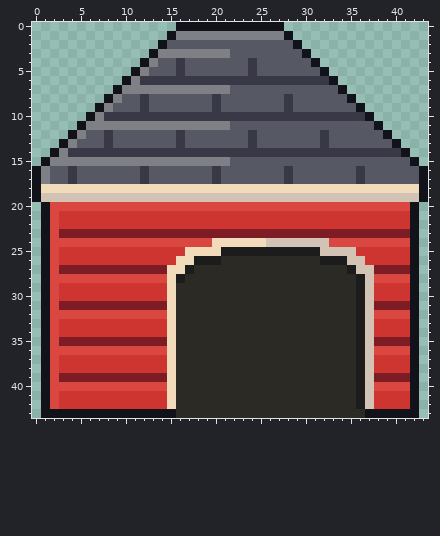
Pixel-art file -- art/source/kennel/kennel.aseprite. The picture above was drawn from the file before the commit.
44x44 pixels, 1 frame.
Once edited:
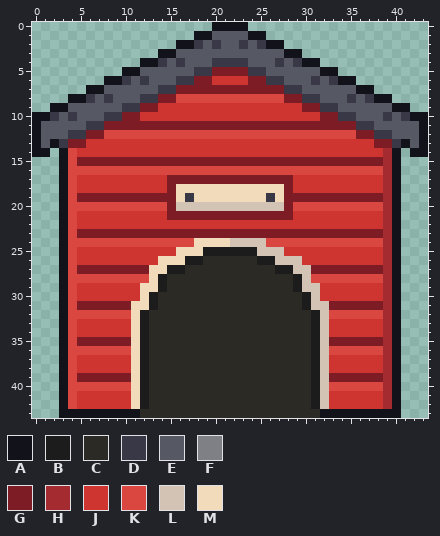
Palette (. is transparent): A #12121a  B #1c1c1c  C #2b2a25  D #393847  E #565864  F #7e8086  G #7d1c24  H #a42c30  J #ce3531  K #da4640  L #d3c3b4  M #f1dbbb
Changes in this commit:
Changed rows in their new state; - is an unchanged pixel.
first column x 0:
 0 ----------------....----....----------------
 1 ---------------...AAEEEEAA...---------------
 2 --------------..AAD-D--D-DAA..--------------
 3 -------------.AAEEEEEE------AA.-------------
 4 -------------AD-----DDDDE--D-DA-------------
 5 ----------A-E---E-DDGGGG-D-------A----------
 6 --------AADE-EEE--GGJJJJGG--EEE-EDAA--------
 7 ------AAEEEEEEDDGGGGGGGGGGGGDD----EEAA------
 8 ----AADEDE---DGGKKKKKKKKKKKKGGDD---DEDAA----
 9 --AAEEEEE-DDGGJJJJJJJJJJJJJJJJGGDD--EEEEAA--
10 AADEDEEE--GGJJJJJJJJJJJJJJJJJJJJGG--EEEDEDAA
11 AEEEEEDDGGGGGGGGGGGGGGGGGGGGGGGGGGGGDDEEEEEA
12 AEEEDDGGKKKKKKKKKKKKKKKKKKKKKKKKKKKKGGDDEEEA
13 AEADGGJJJJJJJJJJJJJJJJJJJJJJJJJJJJJJJJGGDAEA
14 AA.AKJJJJJJJJJJJJJJJJJJJJJJJJJJJJJJJJJJHA.AA
15 -..AKGGGGGGGGGGGGGGGGGGGGGGGGGGGGGGGGGGHA..-
16 ...AKKKKKKKKKKKKKKKKKKKKKKKKKKKKKKKKKKKHA...
17 ...AKJJJJJJJJJJGGGGGGGGGGGGGGJJJJJJJJJJHA...
18 ...AKJJJJJJJJJJG------------GJJJJJJJJJJHA...
19 ...AKGGGGGGGGGGGMDMMMMMMMMDMGGGGGGGGGGGHA...
20 -..A-----------GLLLLLLLLLLLLG----------HA..-
21 -..AK----------GGGGGGGGGGGGGG----------HA..-
22 -..AK----------------------------------HA..-
23 -..AK----------------------------------HA..-
24 -..A--------------MM--LLLLKKKKKKK------HA..-
25 -..AK-----------M--BB----LLLJJJJJJJJ---HA..-
26 -..AK---------MM-B-CC----BBLLLJJJJJJJ--HA..-
27 -..AK--------MMBBC---------BBLLGGGGGGG-HA..-
28 -..A---------MBCC------------BLKKKKKKK-HA..-
29 -..AK-------MMBC-------------BLLJJJJJJ-HA..-
30 -..AK-------MBCC--------------BLJJJJJJ-HA..-
31 -..AK------MMBCC--------------BLLGGGGG-HA..-
32 -..A-------MBCCC---------------BLKKKKK-HA..-
33 -..AK------MBCCC---------------BLJJJJJ-HA..-
34 -..AK------MBCCC---------------BLJJJJJ-HA..-
35 -..AK------MBCCC---------------BLGGGGG-HA..-
36 -..A-------MBCCC---------------BLKKKKK-HA..-
37 -..AK------MBCCC---------------BLJJJJJ-HA..-
38 -..AK------MBCCC---------------BLJJJJJ-HA..-
39 -..AK------MBCCC---------------BLGGGGG-HA..-
40 -..A-------MBCCC---------------BLKKKKK-HA..-
41 -..AK------MBCCC---------------BLJJJJJ-HA..-
42 -..AK------MBCCC---------------BLJJJJJ-HA..-
43 -..---------CCCC----------------AAAAA----..-
Changed places in both pictures, as pixel boxes (x1, y1, x2, y2):
changed: (32, 22, 428, 418)
